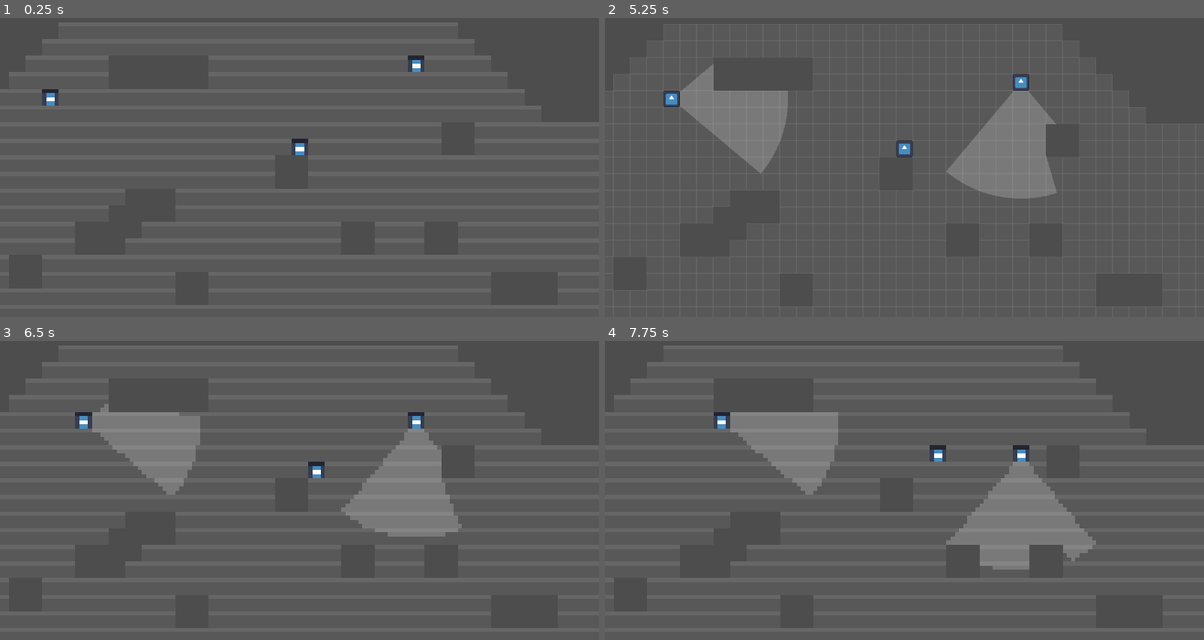
Above: before the commit, frames 1-4 (two rows, left to right).
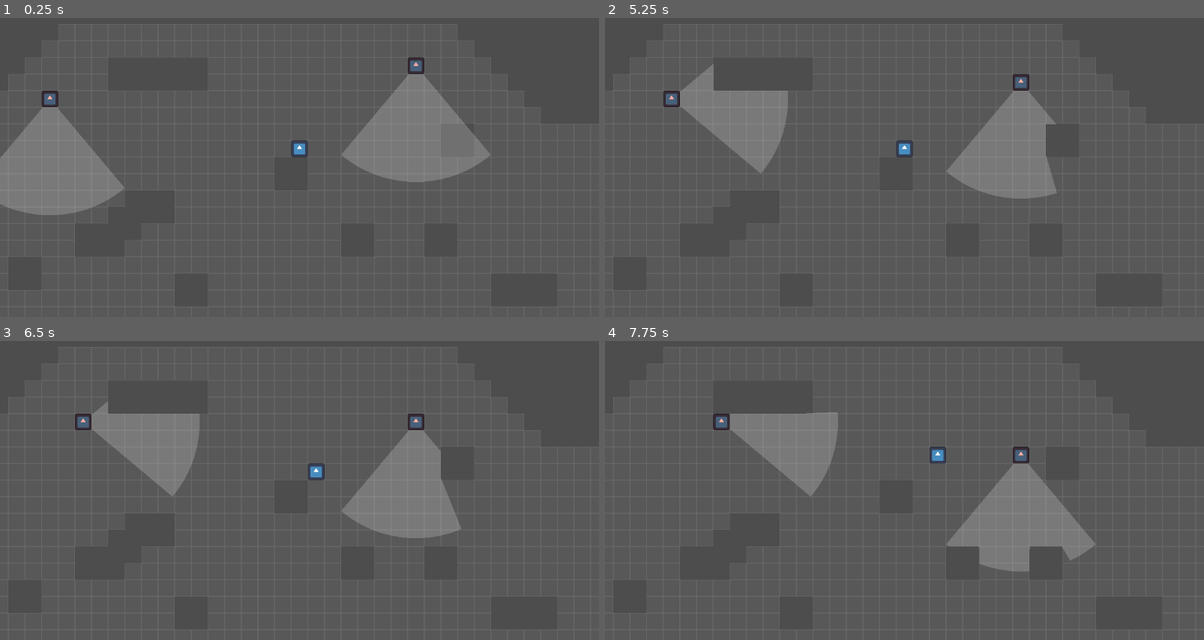
Above: after the commit, the same moments.

Repository: nexcoyocoatl/Projeto_Die_Hard
Game: Godot game, scene res://game.tscn
The game is run twice, just before and just after one commit, with the same random seed, the same clock (stepped at 60 frames per second) and the same inputs. The engine's default icon, where the game draws it, is replaced by a stand-in: a white triangle on a blue panel in a dark square.
Inputs:
- Up to frame 1 (0.25 s): no input
- Up to frame 2 (5.25 s): tap Enter at 0.5 s; hold Right (player_move_right) 0.53-1.28 s; tap R (reset) every 0.75 s from 1.25 to 4.25 s; hold Down (player_move_down) 1.28-2.03 s; hold Right (player_move_right) 2.03-2.78 s; hold Up (player_move_up) 2.78-3.53 s; hold Left (player_move_left) 3.53-5.03 s; hold Down (player_move_down) from 5.03 s (still down)
- Up to frame 3 (6.5 s): release Down (player_move_down) at 5.78 s; hold Right (player_move_right) from 5.78 s (still down)
- Up to frame 4 (7.75 s): release Right (player_move_right) at 6.53 s; hold Up (player_move_up) 6.53-7.28 s; hold Right (player_move_right) from 7.28 s (still down)

The runs differ from the first frame. In frame 1, 9.5% of the frame differs, in the area x 0-100%, y 1-97%; in frame 2, 0.3%; in frame 3, 1.6%; in frame 4, 1.6%.

Commit message:
pequenos ajustes e comentários, adiciona lógica temporária para apresentação, adiciona cores diferentes no NPC

Diff:
--- a/Characters/npc.gd
+++ b/Characters/npc.gd
@@ -66,6 +66,8 @@
 @export_range(10,90) var cone_ray_angle_alert : int = 30
 var cone_ray_angle : int = cone_ray_angle_normal
 var alert : bool = false
+# TODO: Adicionar uma outra variável que verifica se o NPC tem como atirar?
+# Do jeito que tá, ele pode atirar quando uma mínima parte do cone encosta no jogador
 var is_shooting : bool = false	# Quando atira (cone fica vermelho)
 var cone_ray : RayCast2D
 var cone_polygon : PackedVector2Array = []
@@ -84,19 +86,18 @@
 func _draw() -> void:
 	# Desenha polígono do cone de visão
 	if (cone_polygon.size() > 3): # Só tenta desenhar se tem um polígono
-		if (alert):
+		if (is_shooting):
+			draw_polygon(cone_polygon, [Color(1.0, 0.0, 0.0, 0.2)])
+		elif (alert):
 			draw_polygon(cone_polygon, [Color(1.0, 0.7, 0.0, 0.2)])
 		elif (mode == Mode.FOLLOW):
 			draw_polygon(cone_polygon, [Color(1.0, 1.0, 0.0, 0.2)])
-		elif (is_shooting):
-			draw_polygon(cone_polygon, [Color(1.0, 0.0, 0.0, 0.2)])
 		else:
 			draw_polygon(cone_polygon, [Color(1.0, 1.0, 1.0, 0.2)])
 
 func _process(_delta) -> void:
 	# TODO: Alerta de quando player chega perto (do lado ou atrás) também?
 	# Ou talvez por "som"?
-	print(is_shooting)
 	if (moving):
 		if (alert):
 			cone_ray.look_at(player.position)
@@ -129,7 +130,12 @@
 				Direction.RIGHT:
 					cone_ray.rotation_degrees = 270
 
-		create_cone()
+		#create_cone()
+
+# Não pausa como o _process()
+# TODO: Ver como pausar e ainda ter o alerta funcionando até parar lógica e movimento
+func _physics_process(_delta: float) -> void:
+	create_cone()
 
 # Cria polígono do cone de visão
 func create_cone():
@@ -166,6 +172,13 @@
 	if (player_found):
 		cone_ray.remove_exception(player)
 	else:
+		# TODO: Ver como tirar isso tudo depois (senão ele troca o cone pra branco por alguns momentos)
+		# TODO: TAPA-BURACO
+		if (alert):
+			mode = Mode.FOLLOW
+			aiming_timer = 0
+			feedback_label.visible = false
+
 		alert = false
 		cone_ray_angle = cone_ray_angle_normal
 
@@ -193,7 +206,7 @@
 
 func receive_points():
 	moving = true
-	create_cone() # Para ter certeza que o player não está mais na visão TODO: Fazer de outra forma?
+	#create_cone() # Para ter certeza que o player não está mais na visão TODO: Fazer de outra forma?
 
 	match mode:
 		Mode.FOLLOW:
@@ -312,9 +325,12 @@
 func shoot():
 	if(GlobalVariables.DEBUG): print("NPC SHOOTER: FIRE!")
 	feedback_label.visible = false
-	is_shooting = true # Ativa o cone vermelho (TODO: não funciona)
+	is_shooting = true # Ativa o cone vermelho
 
 	player.die()
+
+	var tween = create_tween()
+	tween.tween_callback(move_finished)
 
 func attack_melee():
 	if(GlobalVariables.DEBUG): print("NPC FIGHTER: ATTACK!")
--- a/Characters/npc.tscn
+++ b/Characters/npc.tscn
@@ -11,6 +11,7 @@
 mode = 0
 
 [node name="Sprite2D" type="Sprite2D" parent="."]
+modulate = Color(1, 0.68799996, 0.64, 1)
 scale = Vector2(0.25, 0.25)
 texture = ExtResource("2_kh24r")
 
